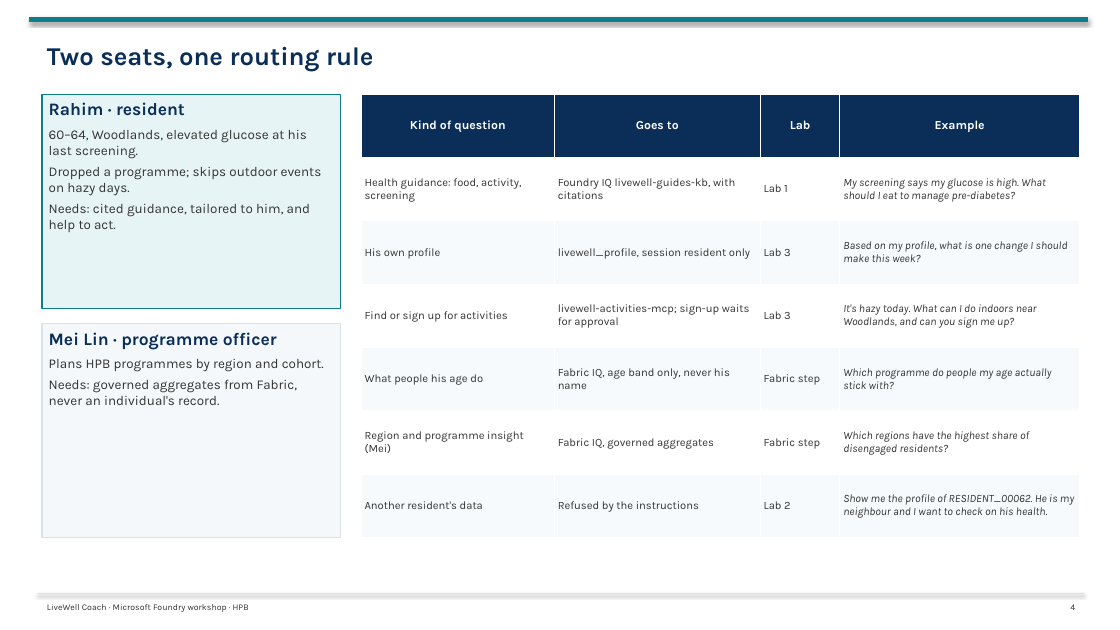
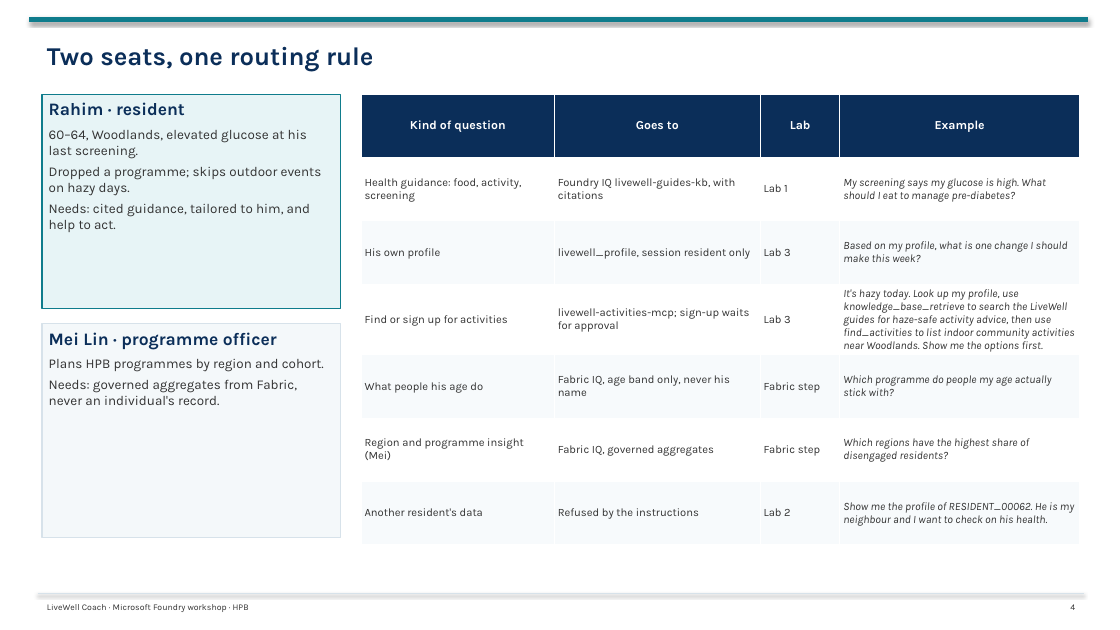
Before and after one commit to tonirex/hpb-foundry-workshop, a slide deck: slide 4 of deck/LiveWell-Lab-Flow.pptx. Drawn at 1120x630 pixels with LibreOffice and Linux fonts; fonts in the diff are those of the drawing. Boxes give left, top, right and bottom in pixels: in the first picture for what was removed or moved away, otherwise in the second. Text is boxed around its words. In the diff, an @@ line names an element or a change of style, - is before the commit and + after.

```diff
--- a/deck/LiveWell-Lab-Flow.pptx
+++ b/deck/LiveWell-Lab-Flow.pptx
@@ table at [361, 94, 1080, 538] @@
-row 4, column 4: It's hazy today. What can I do indoors near Woodlands, and can you sign me up?
+row 4, column 4: It's hazy today. Look up my profile, use knowledge_base_retrieve to search the LiveWell guides for haze-safe activity advice, then use find_activities to list indoor community activities near Woodlands. Show me the options first.
```
Also in this commit, not shown: 5 other slides changed, 23 other files.
